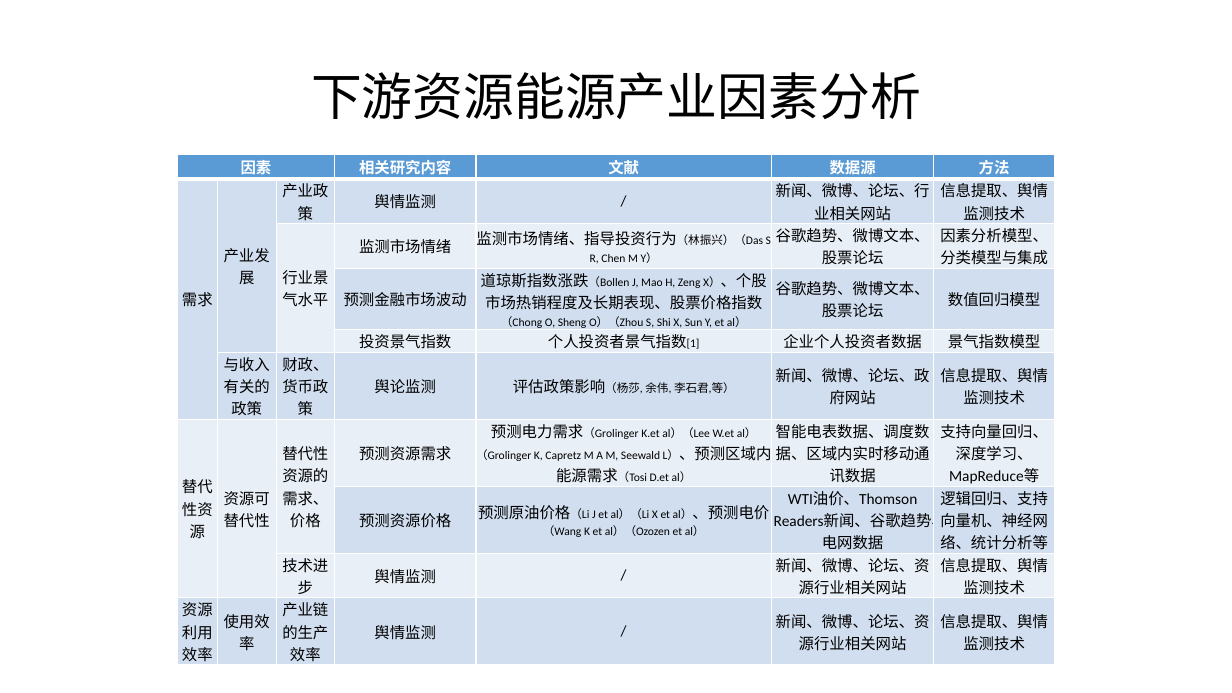
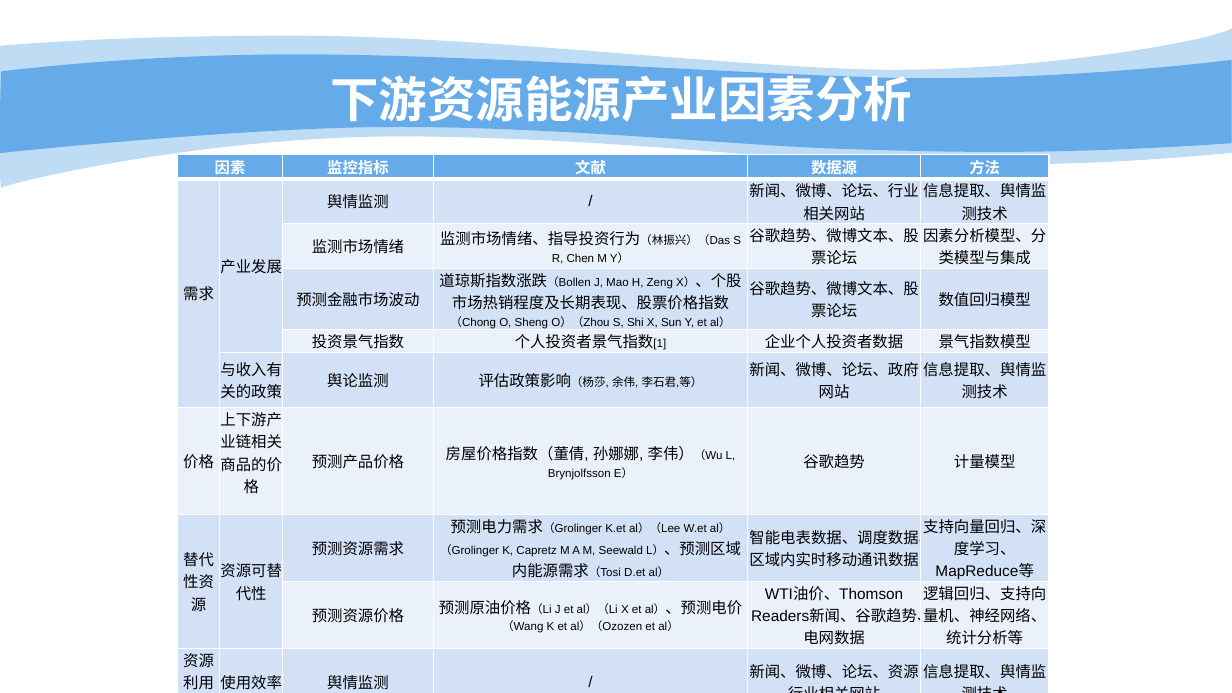
Before and after one commit to bwriteLeaf/writing, a slide deck: slide 12 of 报告写作/2018-3-8汇报ppt.pptx (slide 7 before the commit). Drawn at 1232x693 pixels with LibreOffice and Linux fonts; fonts in the diff are those of the drawing; background and template pictures are left out. Boxes give left, top, right and bottom in pixels: in the first picture for what was removed or moved away, otherwise in the second. Text is boxed around its words. In the diff, an @@ line names an element or a change of style, - is before the commit and + after.

Commit message:
3-12

```diff
--- a/报告写作/2018-3-8汇报ppt.pptx
+++ b/报告写作/2018-3-8汇报ppt.pptx
@@ freeform shape added at (0, 29, 1232, 192), fill #65AAE9 at 41% opacity @@
@@ freeform shape added at (0, 54, 1232, 155), fill #65AAE9 @@
@@ title "下游资源能源产业因素分析": place and size @@
-title "下游资源能源产业因素分析" at (311, 72, 921, 119)
+title "下游资源能源产业因素分析" at (330, 68, 912, 129)
@@ title "下游资源能源产业因素分析" at (330, 68, 912, 129): size 39.6 to 37.8 pt, font Calibri to Noto Sans CJK SC, text colour #000000 to #FFFFFF, bold on; line spacing 0.9 to 1 @@
@@ table at (177, 155, 1049, 693) @@
-column 1: 因素 | 需求 |  |  |  |  | 替代性资源 |  |  | 资源利用效率
-column 2:  | 产业发展 |  |  |  | 与收入有关的政策 | 资源可替代性 |  |  | 使用效率
-column 3:  | 产业政策 | 行业景气水平 |  |  | 财政、货币政策 | 替代性资源的需求、价格 |  | 技术进步 | 产业链的生产效率
-column 4: 相关研究内容 | 舆情监测 | 监测市场情绪 | 预测金融市场波动 | 投资景气指数 | 舆论监测 | 预测资源需求 | 预测资源价格 | 舆情监测 | 舆情监测
-column 5: 文献 | / | 监测市场情绪、指导投资行为（林振兴）（Das S R, Chen M Y） | 道琼斯指数涨跌（Bollen J, Mao H, Zeng X）、个股市场热销程度及长期表现、股票价格指数（Chong O, Sheng O）（Zhou S, Shi X, Sun Y, et al） | 个人投资者景气指数[1] | 评估政策影响（杨莎, 余伟, 李石君,等） | 预测电力需求（Grolinger K.et al）（Lee W.et al）（Grolinger K, Capretz M A M, Seewald L）、预测区域内能源需求（Tosi D.et al） | 预测原油价格（Li J et al）（Li X et al）、预测电价（Wang K et al）（Ozozen et al） | / | /
-column 6: 数据源 | 新闻、微博、论坛、行业相关网站 | 谷歌趋势、微博文本、股票论坛 | 谷歌趋势、微博文本、股票论坛 | 企业个人投资者数据 | 新闻、微博、论坛、政府网站 | 智能电表数据、调度数据、区域内实时移动通讯数据 | WTI油价、Thomson Readers新闻、谷歌趋势、电网数据 | 新闻、微博、论坛、资源行业相关网站 | 新闻、微博、论坛、资源行业相关网站
-column 7: 方法 | 信息提取、舆情监测技术 | 因素分析模型、分类模型与集成 | 数值回归模型 | 景气指数模型 | 信息提取、舆情监测技术 | 支持向量回归、深度学习、MapReduce等 | 逻辑回归、支持向量机、神经网络、统计分析等 | 信息提取、舆情监测技术 | 信息提取、舆情监测技术
+column 1: 因素 | 需求 |  |  |  |  | 价格 | 替代性资源 |  | 资源利用效率
+column 2:  | 产业发展 |  |  |  | 与收入有关的政策 | 上下游产业链相关商品的价格 | 资源可替代性 |  | 使用效率
+column 3: 监控指标 | 舆情监测 | 监测市场情绪 | 预测金融市场波动 | 投资景气指数 | 舆论监测 | 预测产品价格 | 预测资源需求 | 预测资源价格 | 舆情监测
+column 4: 文献 | / | 监测市场情绪、指导投资行为（林振兴）（Das S R, Chen M Y） | 道琼斯指数涨跌（Bollen J, Mao H, Zeng X）、个股市场热销程度及长期表现、股票价格指数（Chong O, Sheng O）（Zhou S, Shi X, Sun Y, et al） | 个人投资者景气指数[1] | 评估政策影响（杨莎, 余伟, 李石君,等） | 房屋价格指数（董倩, 孙娜娜, 李伟）（Wu L, Brynjolfsson E） | 预测电力需求（Grolinger K.et al）（Lee W.et al）（Grolinger K, Capretz M A M, Seewald L）、预测区域内能源需求（Tosi D.et al） | 预测原油价格（Li J et al）（Li X et al）、预测电价（Wang K et al）（Ozozen et al） | /
+column 5: 数据源 | 新闻、微博、论坛、行业相关网站 | 谷歌趋势、微博文本、股票论坛 | 谷歌趋势、微博文本、股票论坛 | 企业个人投资者数据 | 新闻、微博、论坛、政府网站 | 谷歌趋势 | 智能电表数据、调度数据、区域内实时移动通讯数据 | WTI油价、Thomson Readers新闻、谷歌趋势、电网数据 | 新闻、微博、论坛、资源行业相关网站
+column 6: 方法 | 信息提取、舆情监测技术 | 因素分析模型、分类模型与集成 | 数值回归模型 | 景气指数模型 | 信息提取、舆情监测技术 | 计量模型 | 支持向量回归、深度学习、MapReduce等 | 逻辑回归、支持向量机、神经网络、统计分析等 | 信息提取、舆情监测技术
@@ table: place and size @@
-table at (177, 155, 1055, 669)
+table at (177, 155, 1049, 693)
```
Also in this commit, not shown: 78 other slides changed, 5 slides added.
